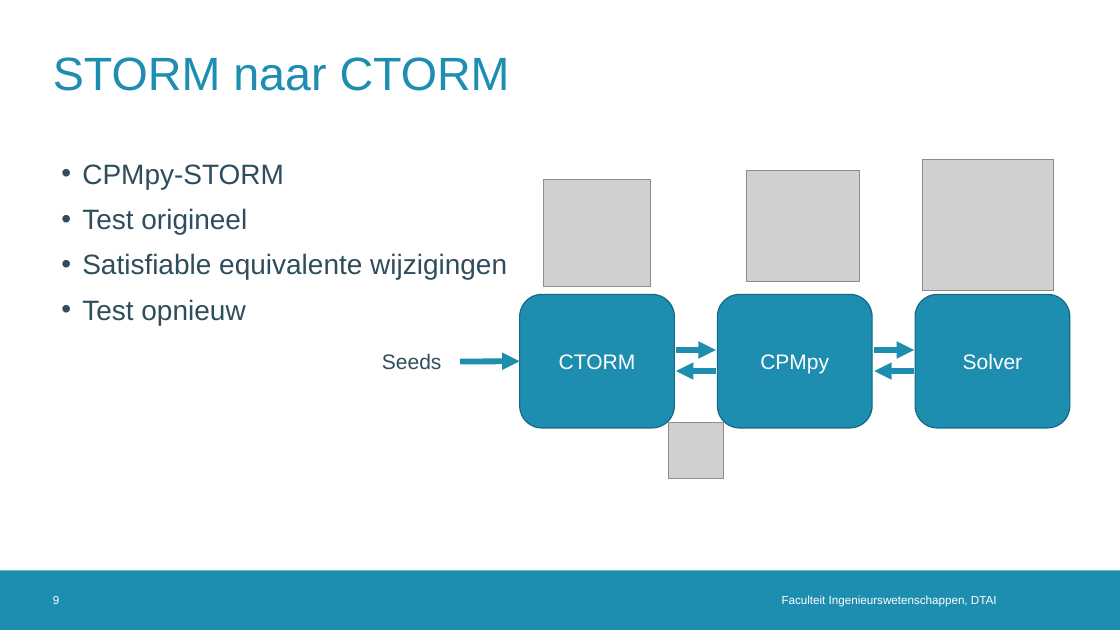
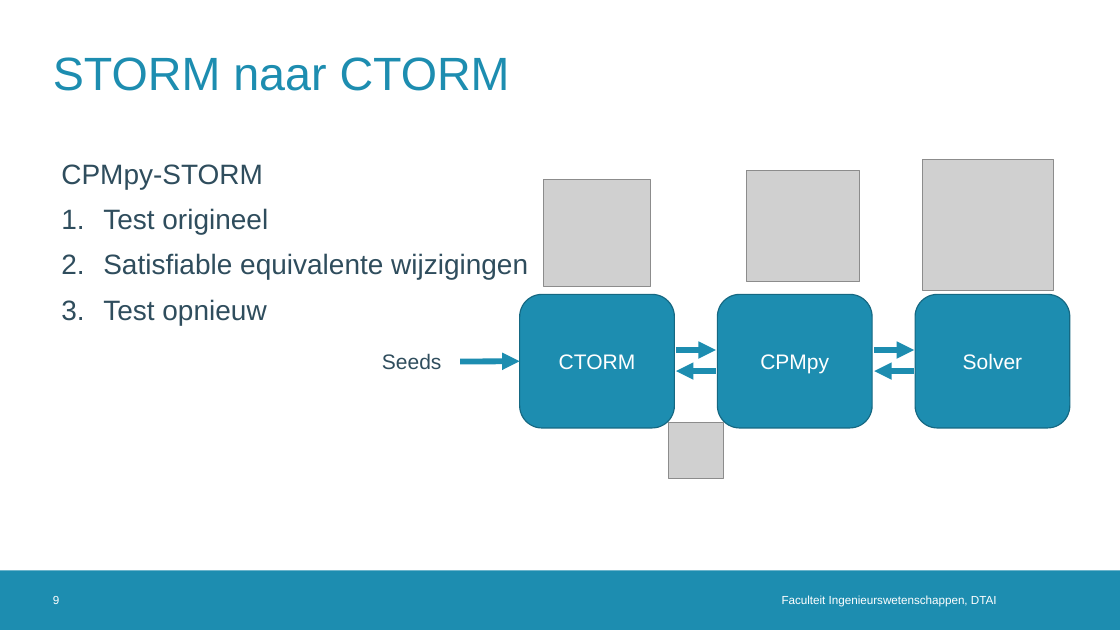
Before and after one commit to rubenkindt/Masterproef-paper-RubenKindt, a slide deck: slide 9 of Milestones/M10 defence/M10.pptx. Drawn at 1120x630 pixels with LibreOffice and Linux fonts; fonts in the diff are those of the drawing; grey boxes stand for pictures; background and template pictures are left out. Boxes give left, top, right and bottom in pixels: in the first picture for what was removed or moved away, otherwise in the second. Text is boxed around its words. In the diff, an @@ line names an element or a change of style, - is before the commit and + after.

```diff
--- a/Milestones/M10 defence/M10.pptx
+++ b/Milestones/M10 defence/M10.pptx
@@ text "CPMpy-STORM" at box(61, 164, 528, 325): bullet • to none; bullet • to 1. @@
```
Also in this commit, not shown: 12 other slides changed, 1 slide added, 1 other file.
